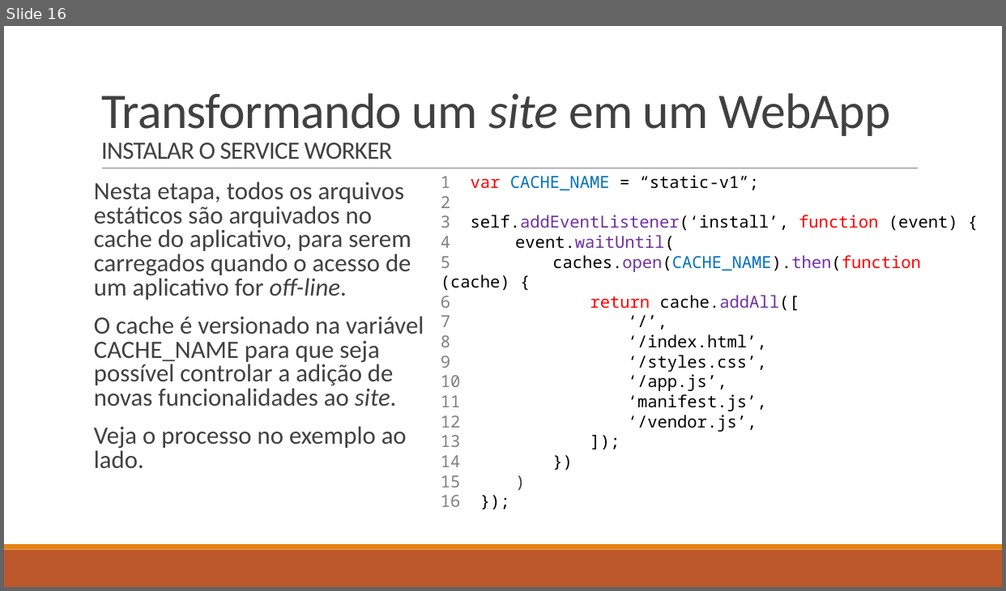
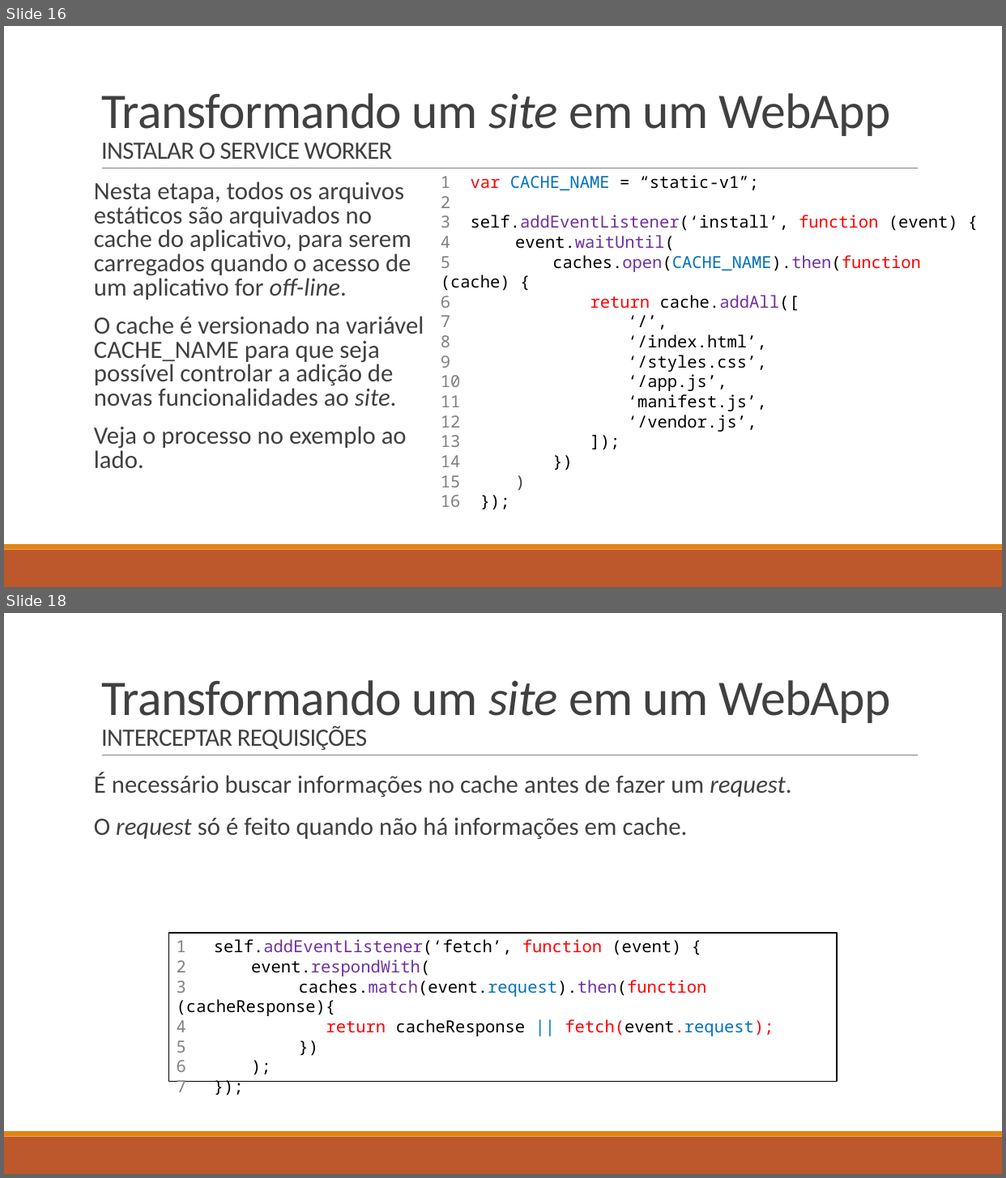
Before and after one commit to LucasHerculanoAmaro/Minhas-Aulas, a slide deck: Eugenio Mariz de Oliveira Netto/Programação de Aplicativos Mobile II/Aula 5/WebApps.pptx. Shown one above the other, each under a label of ours: slide 16 before the commit, slides 16 and 18 after it; the slides between them are not shown. The pictures are 1006x591 and 1006x1178 pixels, drawn with LibreOffice and Linux fonts; fonts in the diff are those of the drawing. Boxes give left, top, right and bottom in pixels: in the first picture for what was removed or moved away, otherwise in the second. Text is boxed around its words. In the diff, an @@ line names an element or a change of style, - is before the commit and + after.

```diff
--- a/Eugenio Mariz de Oliveira Netto/Programação de Aplicativos Mobile II/Aula 5/WebApps.pptx
+++ b/Eugenio Mariz de Oliveira Netto/Programação de Aplicativos Mobile II/Aula 5/WebApps.pptx
@@ slide 18 added at (4, 613, 1002, 1174), background #FFFFFF; not listed: 3 template elements that a slide beside it also shows @@
@@ title added at (101, 680, 891, 750), 48 pt, text #404040 @@
+Transformando um site em um WebApp
+INTERCEPTAR REQUISIÇÕES
@@ text added at (94, 773, 791, 839), 24 pt, text #404040 @@
+É necessário buscar informações no cache antes de fazer um request.
+O request só é feito quando não há informações em cache.
@@ rectangle added at (168, 933, 837, 1082), fill #FFFFFF, outline #000000 1.25 pt, 16 pt, text #000000 @@
+1 self.addEventListener(‘fetch’, function (event) {
+2 event.respondWith(
+3 caches.match(event.request).then(function (cacheResponse){
+4 return cacheResponse || fetch(event.request);
+5 })
+6 );
+7 });
```
Also in this commit, not shown: 5 other slides added, 2 other files.
